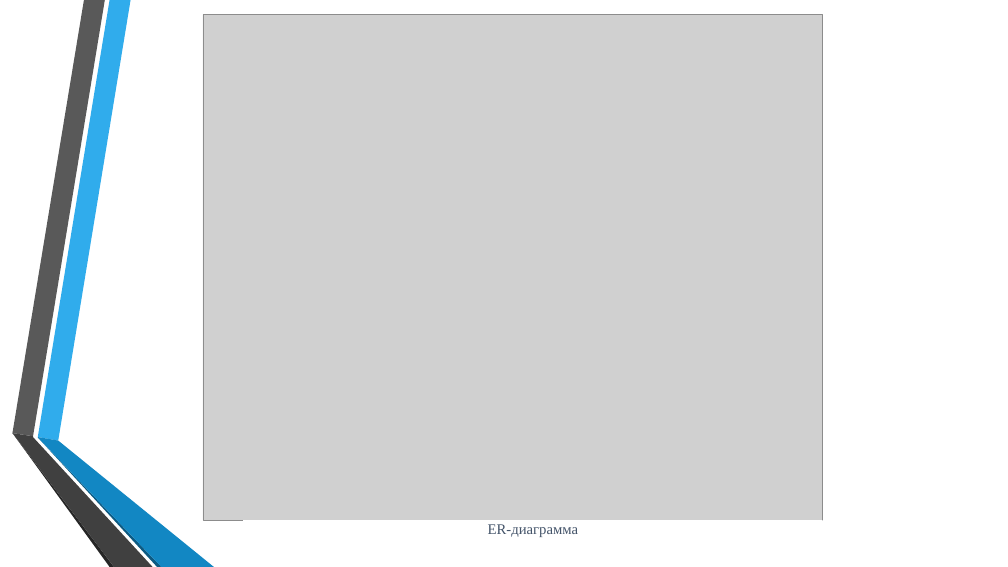
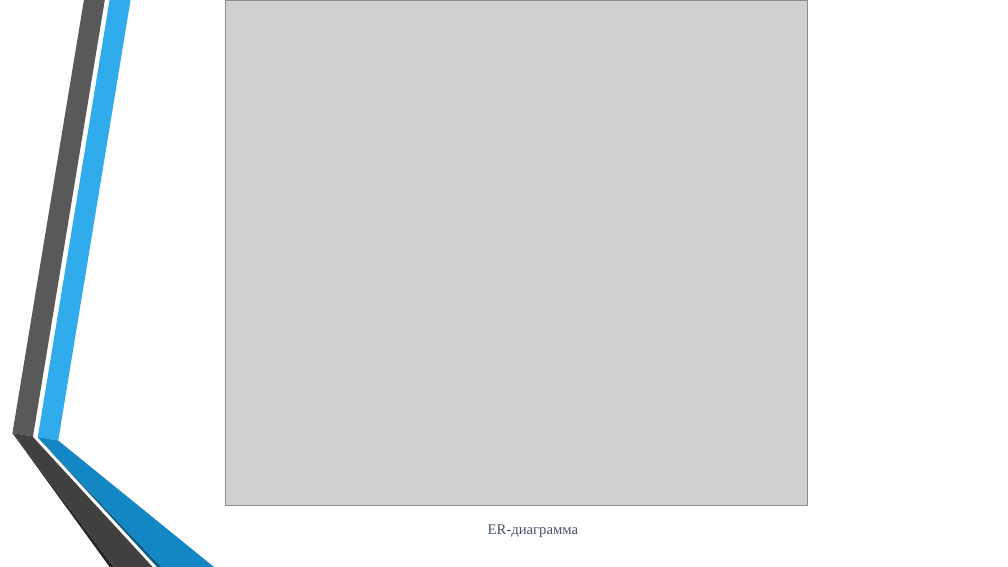
Before and after one commit to Kromnikov/diploma, a slide deck: slide 6 of Диплом-Презентация.pptx. Drawn at 1008x567 pixels with LibreOffice and Linux fonts; fonts in the diff are those of the drawing; grey boxes stand for pictures. Boxes give left, top, right and bottom in pixels: in the first picture for what was removed or moved away, otherwise in the second. Text is boxed around its words. In the diff, an @@ line names an element or a change of style, - is before the commit and + after.

```diff
--- a/Диплом-Презентация.pptx
+++ b/Диплом-Презентация.pptx
@@ picture resized from (x1=203, y1=14, x2=823, y2=520) to (x1=225, y1=0, x2=808, y2=506) @@
@@ text "ER-диаграмма" rewrapped from (x1=243, y1=520, x2=823, y2=538) to (x1=488, y1=524, x2=579, y2=537) @@
```
Also in this commit, not shown: 25 other files.
